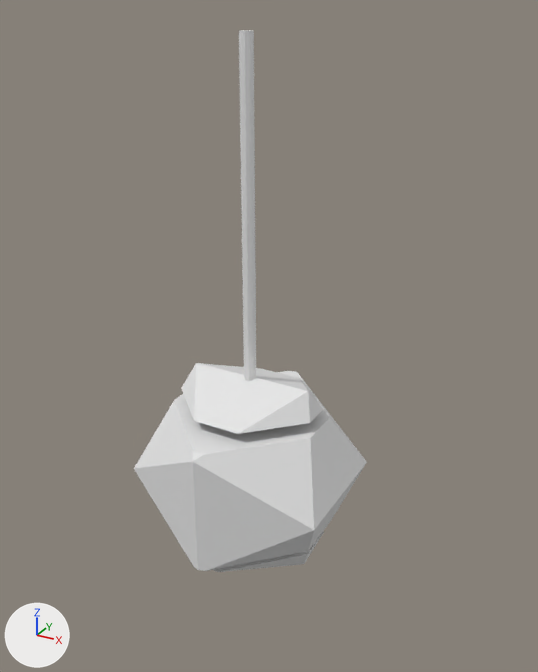
Two versions of the OBJ model Assets/Models/Bottom Shoulder/Public-Photo_0007.obj, one commit apart.
Before and after are seen from a 50 mm camera at (0.442, -0.753, 0.362) aimed at (0.013, 0.027, -0.028). The axes (+X, +Y, +Z) are drawn at lower left. The lights are the same throughout. Where no turn or scale is listed for an object, it has been applied to the vertices. Vertices at the same position are counted once.

Names of what the first picture shows: 'Public-Photo_0007'.
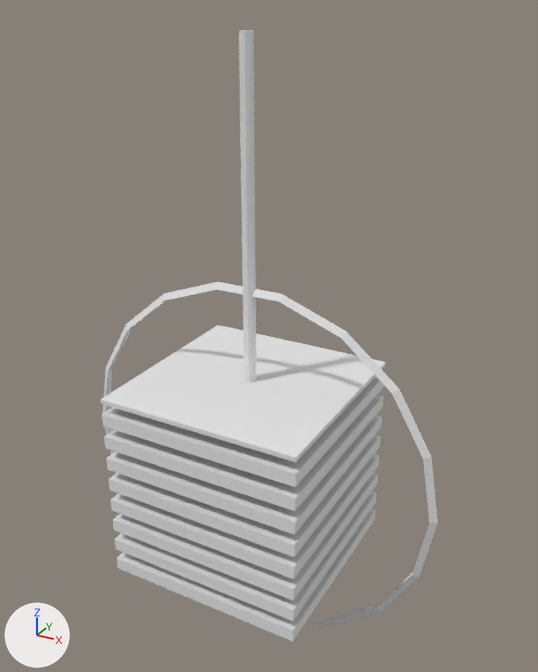
Where the change shows, as pixel boxes (x1, y1, x2, y2) in the pictures (538 x 672 px):
'Public-Photo_0007', reshaped (45% wider, 13% taller)
    before: (134, 30, 367, 572)
    after: (100, 30, 438, 642)
part 1 of me_public_photo_0007, added
    after: (100, 325, 386, 462)
part 2 of me_public_photo_0007, added
    after: (117, 509, 375, 642)
part 3 of me_public_photo_0007, added
    after: (115, 491, 377, 621)
part 4 of me_public_photo_0007, added
    after: (113, 473, 378, 601)
part 5 of me_public_photo_0007, added
    after: (111, 454, 379, 579)
part 6 of me_public_photo_0007, added
    after: (108, 435, 381, 557)
part 7 of me_public_photo_0007, added
    after: (106, 415, 382, 535)
part 8 of me_public_photo_0007, added
    after: (104, 395, 383, 511)
part 9 of me_public_photo_0007, added
    after: (102, 377, 384, 487)
part 10 of me_public_photo_0007, added
    after: (103, 282, 438, 626)
part 11 of me_public_photo_0007, deleted
    before: (134, 371, 367, 571)
part 12 of me_public_photo_0007, deleted
    before: (181, 363, 323, 434)
part 13 of me_public_photo_0007, deleted
    before: (214, 531, 324, 572)

Diff of the bpy script that builds the scene:
```diff
--- a/Assets/Models/Bottom Shoulder/Public-Photo_0007.obj.py
+++ b/Assets/Models/Bottom Shoulder/Public-Photo_0007.obj.py
@@ me_public_photo_0007 @@
 # used by ob_public_photo_0007; location = (0.0, 0.0, 0.0)
-me_public_photo_0007.from_pydata(...)  # 66 vertices, 77 faces; spans x -0.137..0.137, y -0.137..0.137, z -0.353..0.34
+me_public_photo_0007.from_pydata(...)  # 149 vertices, 138 faces; spans x -0.264..0.264, y -0.136..0.136, z -0.475..0.34
+# me_public_photo_0007 part 1: a new loose piece, a box spanning x -0.1364..0.1364, y -0.1364..0.1364, z -0.0893..-0.0832
+# me_public_photo_0007 part 2: a new loose piece, a box spanning x -0.136..0.136, y -0.136..0.136, z -0.348..-0.331
+# me_public_photo_0007 part 3: a new loose piece, a box spanning x -0.136..0.136, y -0.136..0.136, z -0.316..-0.298
+# me_public_photo_0007 part 4: a new loose piece, a box spanning x -0.136..0.136, y -0.136..0.136, z -0.283..-0.266
+# me_public_photo_0007 part 5: a new loose piece, a box spanning x -0.136..0.136, y -0.136..0.136, z -0.251..-0.234
+# me_public_photo_0007 part 6: a new loose piece, a box spanning x -0.136..0.136, y -0.136..0.136, z -0.219..-0.201
+# me_public_photo_0007 part 7: a new loose piece, a box spanning x -0.136..0.136, y -0.136..0.136, z -0.186..-0.169
+# me_public_photo_0007 part 8: a new loose piece, a box spanning x -0.136..0.136, y -0.136..0.136, z -0.154..-0.137
+# me_public_photo_0007 part 9: a new loose piece, a box spanning x -0.136..0.136, y -0.136..0.136, z -0.122..-0.104
+# me_public_photo_0007 part 10: a new loose piece of 54 vertices spanning x -0.264..0.264, y -0.005..0.005, z -0.475..0.045
+# me_public_photo_0007 part 11: the loose piece of 24 vertices spanning x -0.137..0.137, y -0.137..0.137, z -0.294..-0.126 is deleted
+# me_public_photo_0007 part 12: the loose piece of 10 vertices spanning x -0.097..0.097, y -0.085..0.085, z -0.111..-0.078 is deleted
+# me_public_photo_0007 part 13: the loose piece of 10 vertices spanning x -0.101..0.101, y -0.113..0.113, z -0.353..-0.309 is deleted
```
